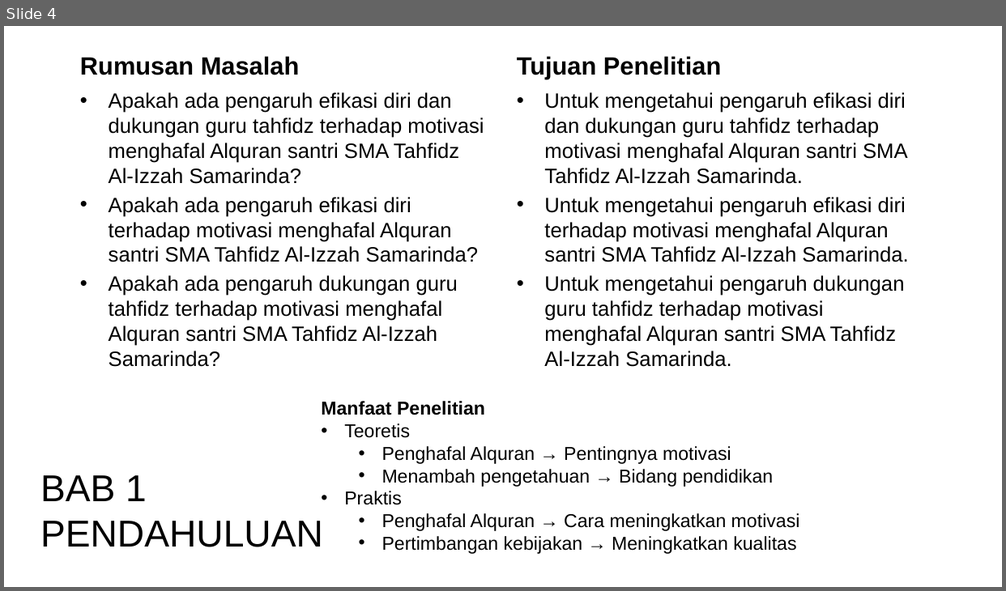
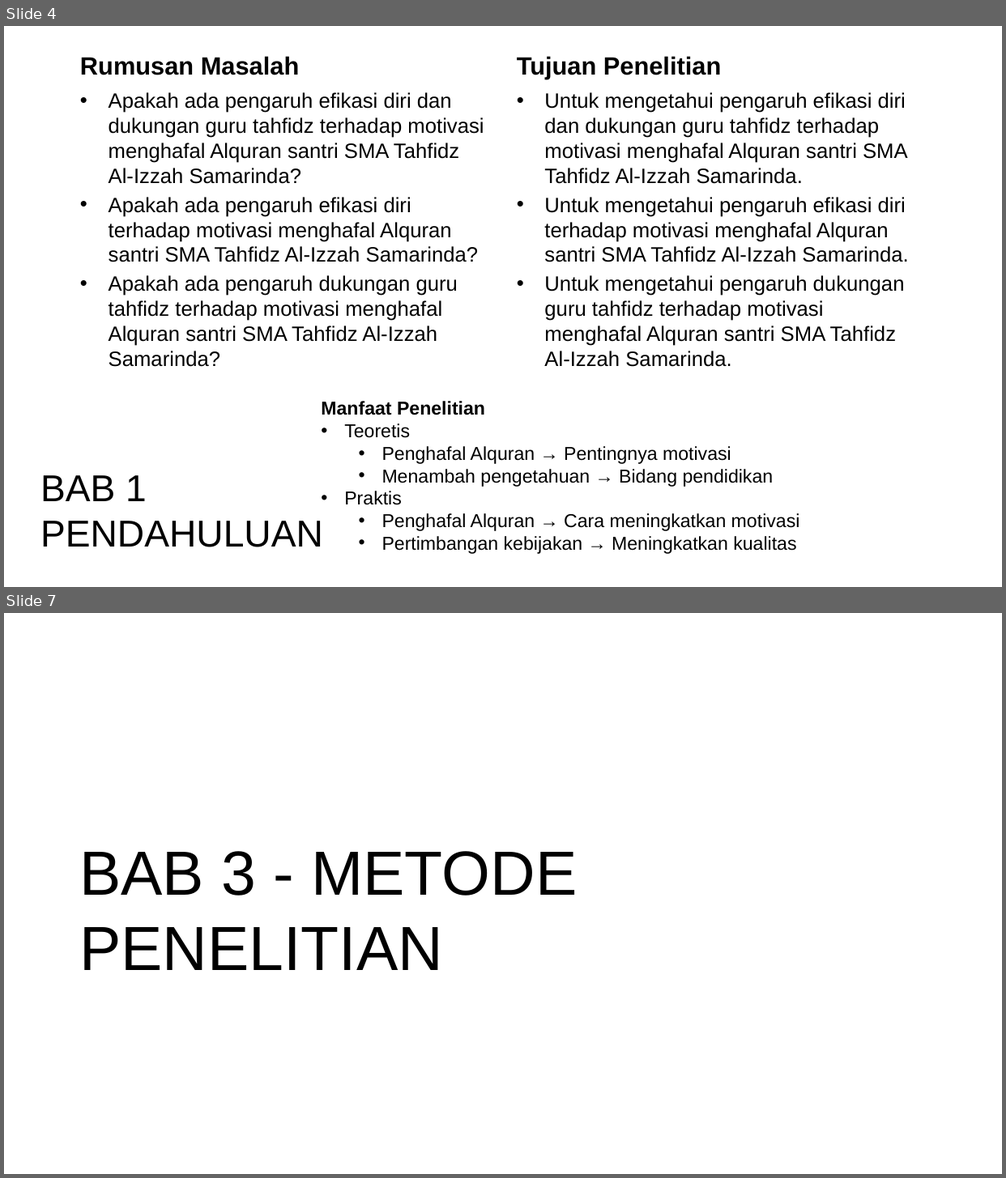
Before and after one commit to mzaini30/skripsi, a slide deck: seminar proposal.pptx. Shown one above the other, each under a label of ours: slide 4 before the commit, slides 4 and 7 after it; the slides between them are not shown. The pictures are 1006x591 and 1006x1178 pixels, drawn with LibreOffice and Linux fonts; fonts in the diff are those of the drawing; background and template pictures are left out. Boxes give left, top, right and bottom in pixels: in the first picture for what was removed or moved away, otherwise in the second. Text is boxed around its words. In the diff, an @@ line names an element or a change of style, - is before the commit and + after.

```diff
--- a/seminar proposal.pptx
+++ b/seminar proposal.pptx
@@ slide 7 added at (4, 613, 1002, 1174), background picture (left out) @@
@@ title added at (79, 851, 577, 970), 60 pt, text #000000 @@
+BAB 3 - METODE PENELITIAN
```
Also in this commit, not shown: 2 slides changed, 17 slides removed.
